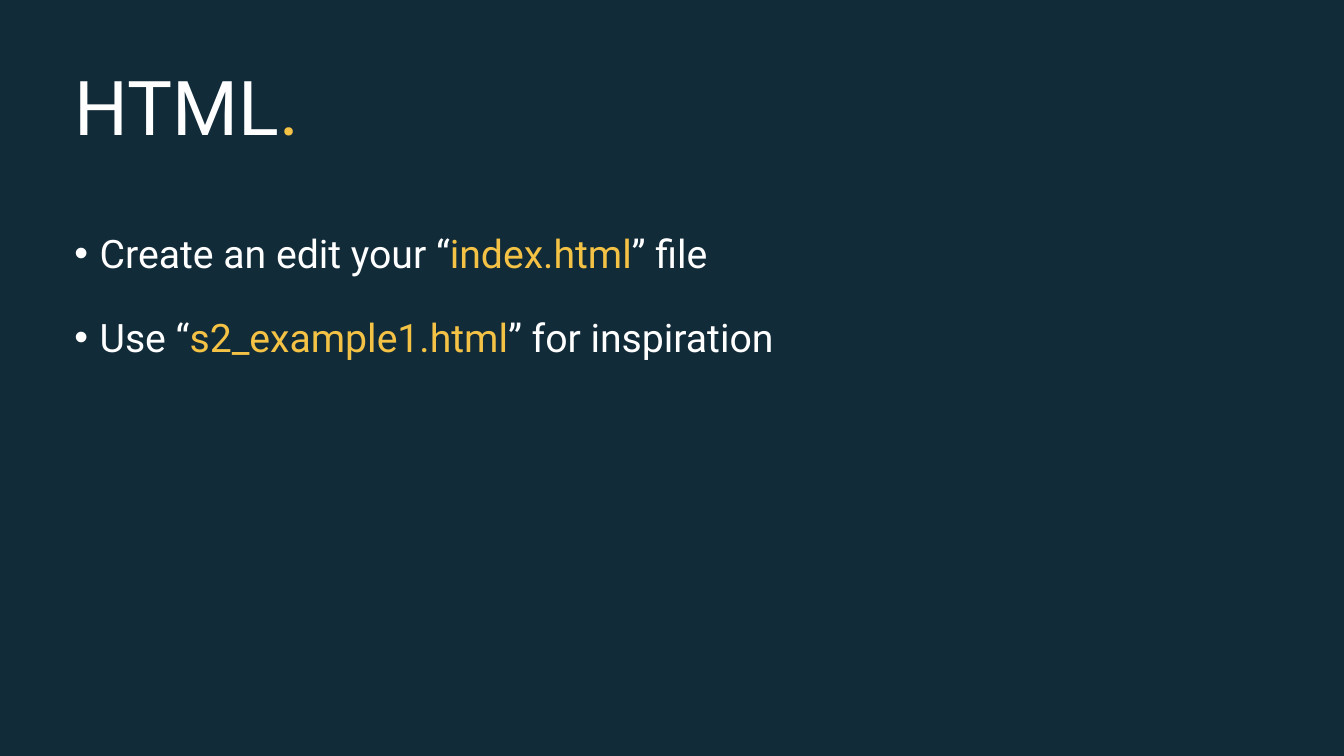
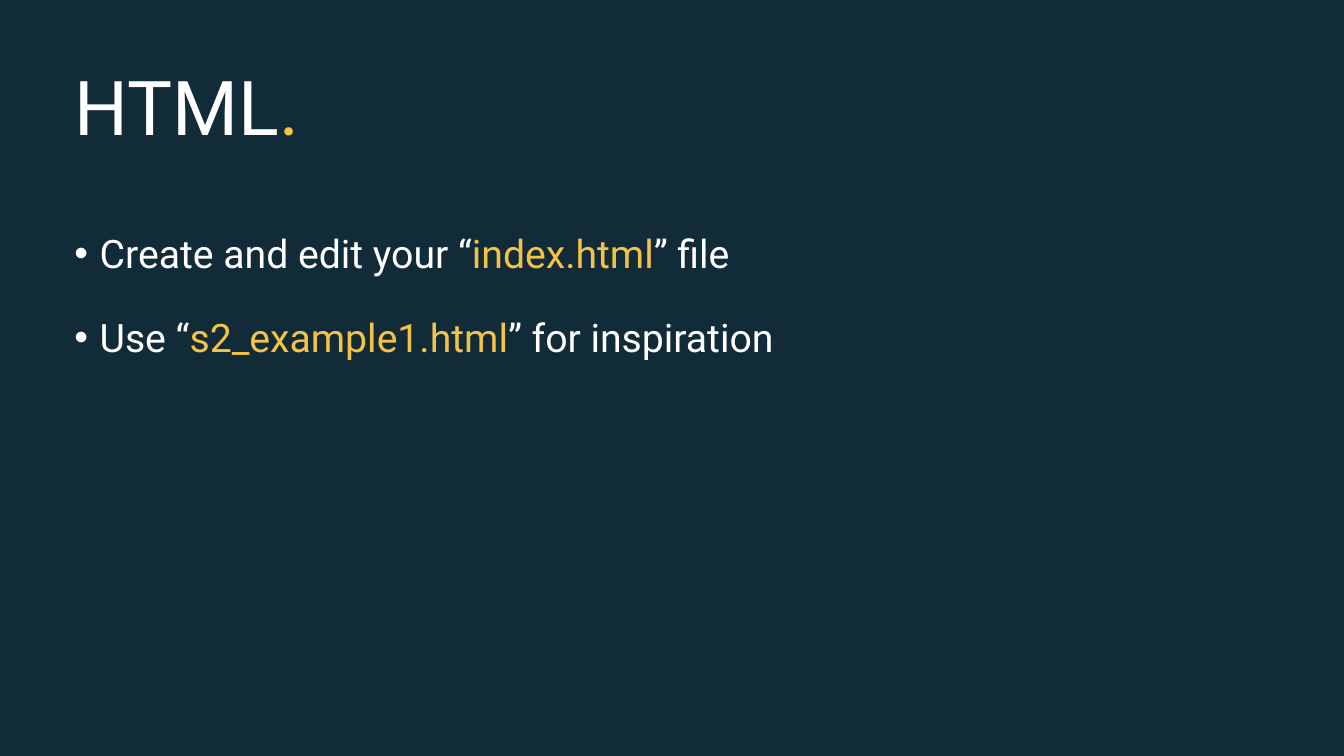
Before and after one commit to EconomicsObservatory/courses, a slide deck: slide 18 of 2/s2_Building_your_first_website.pptx. Drawn at 1344x756 pixels with LibreOffice and Linux fonts; fonts in the diff are those of the drawing. Boxes give left, top, right and bottom in pixels: in the first picture for what was removed or moved away, otherwise in the second. Text is boxed around its words. In the diff, an @@ line names an element or a change of style, - is before the commit and + after.

Commit message:
new s2 slides

```diff
--- a/2/s2_Building_your_first_website.pptx
+++ b/2/s2_Building_your_first_website.pptx
@@ text at (x1=100, y1=238, x2=729, y2=277): text changed @@
-• Create an edit your “index.html” file
+• Create and edit your “index.html” file
```
Also in this commit, not shown: 6 other slides changed, 1 other file.
